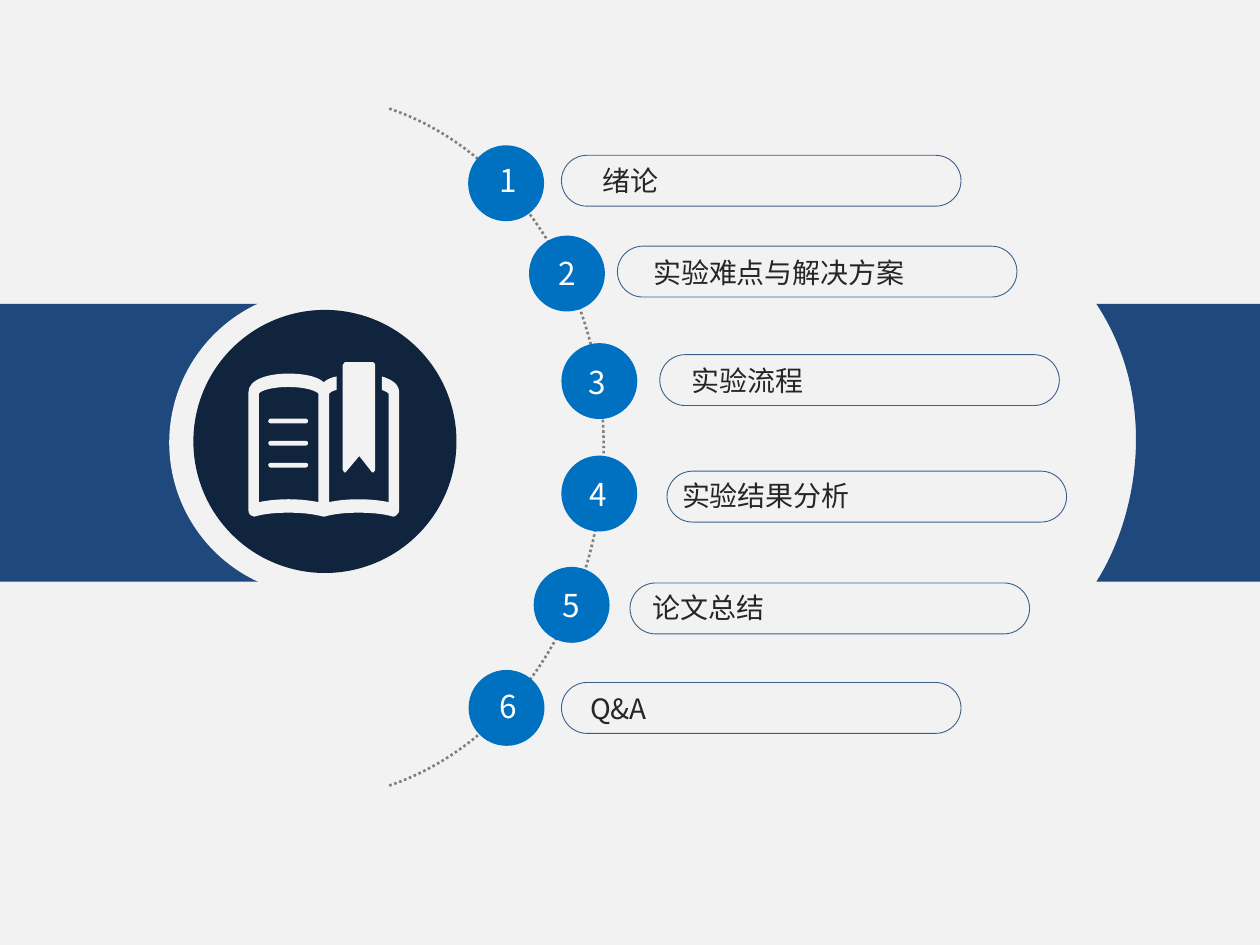
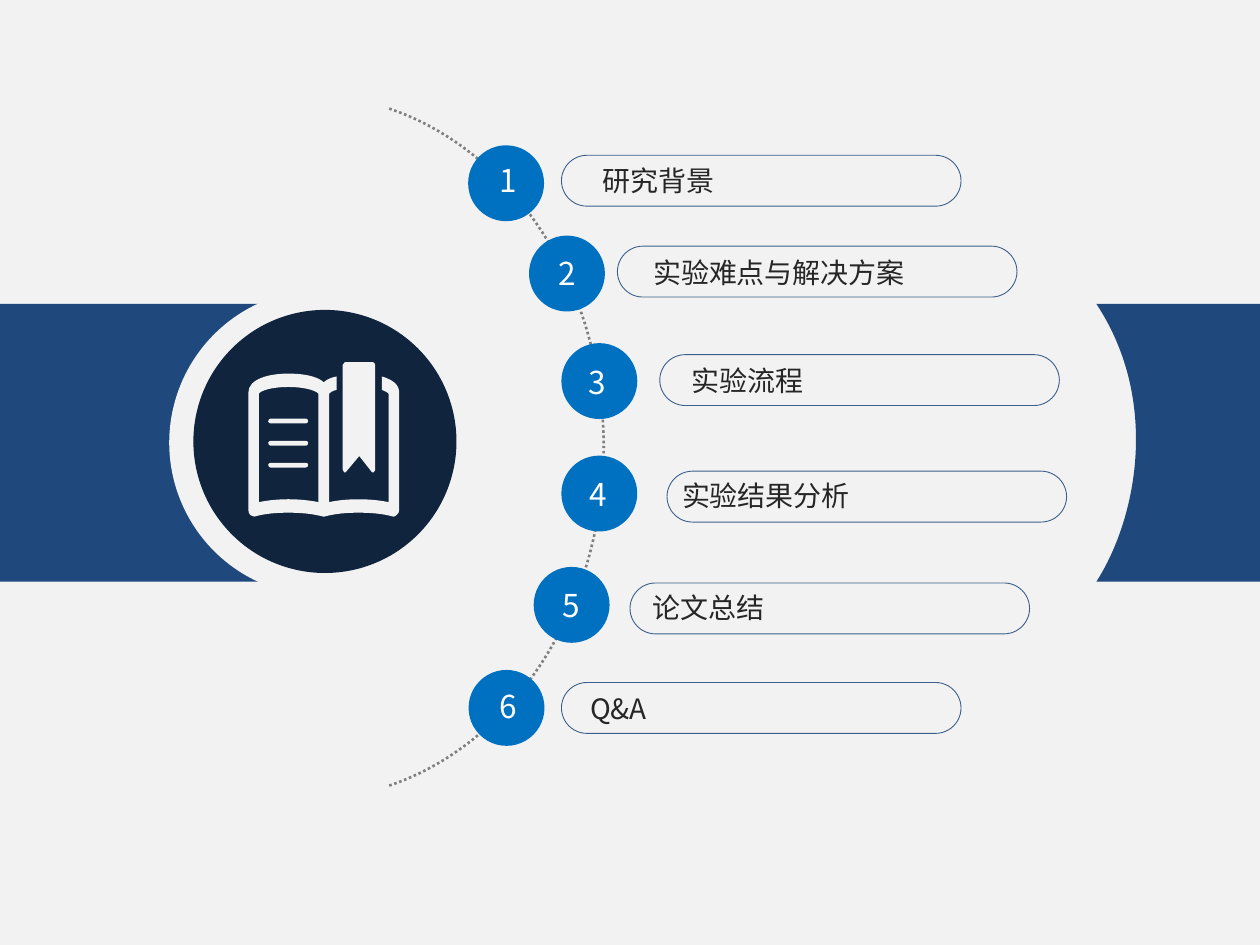
Before and after one commit to KrisCheng/GraduationDesign, a slide deck: slide 2 of FinalPaper/毕业答辩.pptx. Drawn at 1260x945 pixels with LibreOffice and Linux fonts; fonts in the diff are those of the drawing. Boxes give left, top, right and bottom in pixels: in the first picture for what was removed or moved away, otherwise in the second. Text is boxed around its words. In the diff, an @@ line names an element or a change of style, - is before the commit and + after.

```diff
--- a/FinalPaper/毕业答辩.pptx
+++ b/FinalPaper/毕业答辩.pptx
@@ text at (x1=603, y1=167, x2=715, y2=194): text changed @@
-绪论
+研究背景
```
Also in this commit, not shown: 4 other slides changed.
